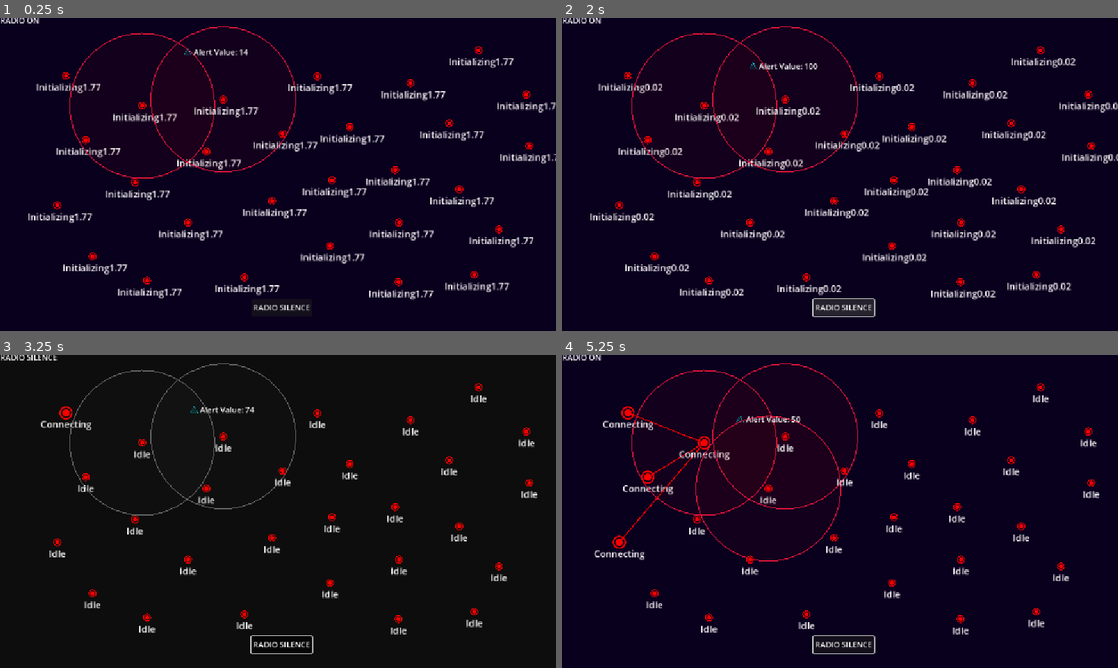
Above: before the commit, frames 1-4 (two rows, left to right).
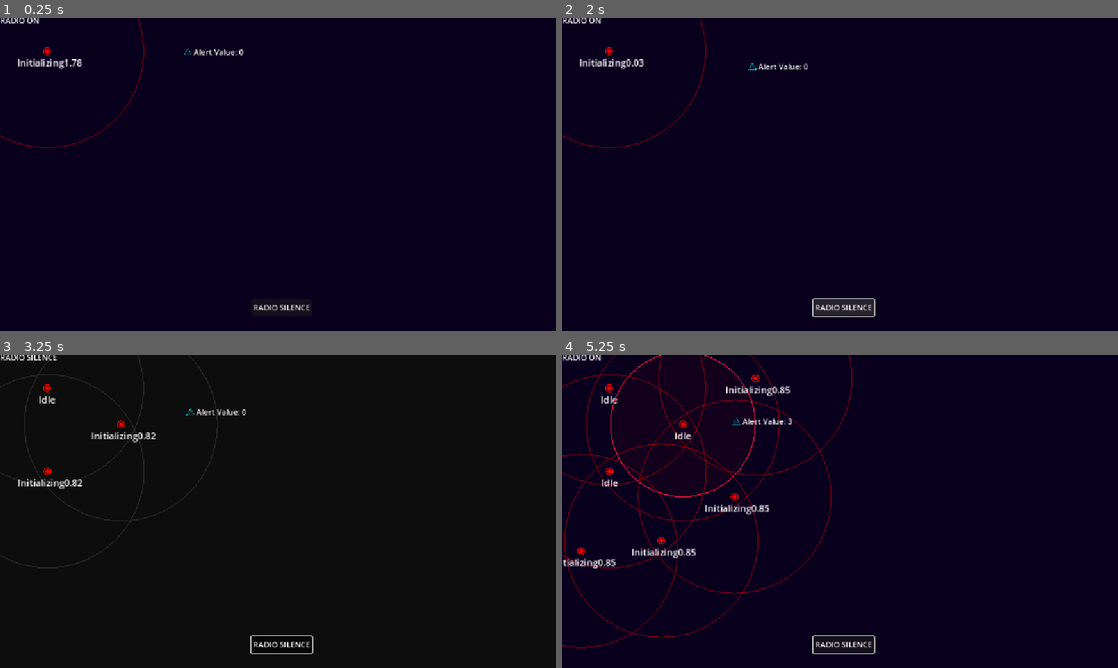
Above: after the commit, the same moments.

Repository: WoodAsh2501/radio-slience
Game: Godot game, scene res://scenes/level.tscn
The game is run twice, just before and just after one commit, with the same random seed, the same clock (stepped at 60 frames per second) and the same inputs.
Inputs (mouse positions are in pixels of both pictures, inside the frame that each line leads up to):
- Up to frame 1 (0.25 s): no input
- Up to frame 2 (2 s): click "RADIO SILENCE" at 0.5 s; click "RADIO SILENCE" at 1.25 s
- Up to frame 3 (3.25 s): click "RADIO SILENCE" at 2 s; move the mouse to (66, 411) at 2.77 s; hold Space (Silencing) from 2.78 s (still down); click (66, 411) at 2.92 s
- Up to frame 4 (5.25 s): move the mouse to (645, 477) at 3.52 s; release Space (Silencing) at 3.53 s; tap Space (Silencing) at 3.6, 5.1 s; click (645, 477) at 3.67 s; move the mouse to (617, 542) at 4.27 s; hold Space (Silencing) 4.28-5.03 s; click (617, 542) at 4.42 s; move the mouse to (706, 442) at 5.02 s; click (706, 442) at 5.17 s

The runs differ from the first frame. In frame 1, 6.6% of the frame differs, in the area x 0-100%, y 0-91%; in frame 2, 7.2%; in frame 3, 3.8%; in frame 4, 7.2%, in the area x 0-97%, y 0-94%.

Commit message:
✨ feat(spy): add invisible state, detect new spy after initialization

Diff:
--- a/scenes/level.tscn
+++ b/scenes/level.tscn
@@ -1,9 +1,10 @@
-[gd_scene load_steps=13 format=3 uid="uid://be7pdrgon05ag"]
+[gd_scene load_steps=14 format=3 uid="uid://be7pdrgon05ag"]
 
-[ext_resource type="PackedScene" uid="uid://cbty7ojmk45ls" path="res://scenes/spy_node.tscn" id="1_2q6dc"]
 [ext_resource type="Script" uid="uid://cwv1wwe0n52t" path="res://scripts/signal_manager.gd" id="1_klq6b"]
 [ext_resource type="Script" uid="uid://dieqwf83gfwpj" path="res://scripts/stores/connections_store.gd" id="2_w7c3h"]
 [ext_resource type="Script" uid="uid://1b2iai6d8hyx" path="res://scripts/game_objects/enemies/enemy.gd" id="3_mx8sn"]
+[ext_resource type="Script" uid="uid://b0bil7teu65n0" path="res://scripts/managers/spys_manager.gd" id="3_t1rx8"]
+[ext_resource type="PackedScene" uid="uid://c2m582akgaqnj" path="res://scenes/spy.tscn" id="4_t1rx8"]
 [ext_resource type="Texture2D" uid="uid://r7rid48txdqk" path="res://assets/Enemy.svg" id="5_klq6b"]
 [ext_resource type="Script" uid="uid://c7xmacdte82rl" path="res://scripts/UI/silencing_button.gd" id="5_ppgk2"]
 [ext_resource type="Script" uid="uid://d50rn0i2pbyf" path="res://scripts/UI/silencing_status.gd" id="6_2r41h"]
@@ -25,147 +26,92 @@
 [node name="ConnectionsStore" type="Node" parent="."]
 script = ExtResource("2_w7c3h")
 
-[node name="SpyInstances" type="Node" parent="."]
+[node name="Spys" type="Node" parent="."]
+script = ExtResource("3_t1rx8")
 
-[node name="SpyInstance" parent="SpyInstances" groups=["VisibleSpys"] instance=ExtResource("1_2q6dc")]
-position = Vector2(136, 119)
+[node name="Spy1" parent="Spys" groups=["VisibleSpys"] instance=ExtResource("4_t1rx8")]
+position = Vector2(97, 68)
 scale = Vector2(1, 1)
-metadata/_edit_group_ = true
 
-[node name="SpyInstance2" parent="SpyInstances" groups=["InvisibleSpys"] instance=ExtResource("1_2q6dc")]
-position = Vector2(177, 252)
+[node name="Spy2" parent="Spys" groups=["InvisibleSpys"] instance=ExtResource("4_t1rx8")]
+position = Vector2(250, 143)
 scale = Vector2(1, 1)
-metadata/_edit_group_ = true
 
-[node name="SpyInstance3" parent="SpyInstances" groups=["InvisibleSpys"] instance=ExtResource("1_2q6dc")]
-position = Vector2(118, 387)
+[node name="Spy3" parent="Spys" groups=["InvisibleSpys"] instance=ExtResource("4_t1rx8")]
+position = Vector2(98, 240)
 scale = Vector2(1, 1)
-metadata/_edit_group_ = true
 
-[node name="SpyInstance4" parent="SpyInstances" groups=["InvisibleSpys"] instance=ExtResource("1_2q6dc")]
-position = Vector2(294, 181)
+[node name="Spy4" parent="Spys" groups=["InvisibleSpys"] instance=ExtResource("4_t1rx8")]
+position = Vector2(39, 405)
 scale = Vector2(1, 1)
-metadata/_edit_group_ = true
 
-[node name="SpyInstance5" parent="SpyInstances" instance=ExtResource("1_2q6dc")]
-position = Vector2(279, 340)
+[node name="Spy5" parent="Spys" groups=["InvisibleSpys"] instance=ExtResource("4_t1rx8")]
+position = Vector2(205, 384)
 scale = Vector2(1, 1)
-metadata/_edit_group_ = true
 
-[node name="SpyInstance6" parent="SpyInstances" instance=ExtResource("1_2q6dc")]
-position = Vector2(389, 423)
+[node name="Spy6" parent="Spys" groups=["InvisibleSpys"] instance=ExtResource("4_t1rx8")]
+position = Vector2(357, 293)
 scale = Vector2(1, 1)
-metadata/_edit_group_ = true
 
-[node name="SpyInstance7" parent="SpyInstances" instance=ExtResource("1_2q6dc")]
-position = Vector2(427, 276)
+[node name="Spy7" parent="Spys" groups=["InvisibleSpys"] instance=ExtResource("4_t1rx8")]
+position = Vector2(400, 48)
 scale = Vector2(1, 1)
-metadata/_edit_group_ = true
 
-[node name="SpyInstance8" parent="SpyInstances" instance=ExtResource("1_2q6dc")]
-position = Vector2(462, 168)
+[node name="Spy8" parent="Spys" groups=["InvisibleSpys"] instance=ExtResource("4_t1rx8")]
+position = Vector2(548, 156)
 scale = Vector2(1, 1)
-metadata/_edit_group_ = true
 
-[node name="SpyInstance9" parent="SpyInstances" instance=ExtResource("1_2q6dc")]
-position = Vector2(563, 378)
+[node name="Spy9" parent="Spys" groups=["InvisibleSpys"] instance=ExtResource("4_t1rx8")]
+position = Vector2(503, 398)
 scale = Vector2(1, 1)
-metadata/_edit_group_ = true
 
-[node name="SpyInstance10" parent="SpyInstances" instance=ExtResource("1_2q6dc")]
-position = Vector2(687, 335)
+[node name="Spy10" parent="Spys" groups=["InvisibleSpys"] instance=ExtResource("4_t1rx8")]
+position = Vector2(306, 538)
 scale = Vector2(1, 1)
-metadata/_edit_group_ = true
 
-[node name="SpyInstance11" parent="SpyInstances" instance=ExtResource("1_2q6dc")]
-position = Vector2(683, 471)
+[node name="Spy11" parent="Spys" groups=["InvisibleSpys"] instance=ExtResource("4_t1rx8")]
+position = Vector2(145, 626)
 scale = Vector2(1, 1)
-metadata/_edit_group_ = true
 
-[node name="SpyInstance12" parent="SpyInstances" instance=ExtResource("1_2q6dc")]
-position = Vector2(724, 225)
+[node name="Spy12" parent="Spys" groups=["InvisibleSpys"] instance=ExtResource("4_t1rx8")]
+position = Vector2(568, 562)
 scale = Vector2(1, 1)
-metadata/_edit_group_ = true
 
-[node name="SpyInstance13" parent="SpyInstances" instance=ExtResource("1_2q6dc")]
-position = Vector2(585, 239)
+[node name="Spy13" parent="Spys" groups=["InvisibleSpys"] instance=ExtResource("4_t1rx8")]
+position = Vector2(686, 382)
 scale = Vector2(1, 1)
-metadata/_edit_group_ = true
 
-[node name="SpyInstance14" parent="SpyInstances" instance=ExtResource("1_2q6dc")]
-position = Vector2(191, 493)
+[node name="Spy14" parent="Spys" groups=["InvisibleSpys"] instance=ExtResource("4_t1rx8")]
+position = Vector2(713, 79)
 scale = Vector2(1, 1)
-metadata/_edit_group_ = true
 
-[node name="SpyInstance15" parent="SpyInstances" instance=ExtResource("1_2q6dc")]
-position = Vector2(506, 536)
+[node name="Spy15" parent="Spys" groups=["InvisibleSpys"] instance=ExtResource("4_t1rx8")]
+position = Vector2(870, 171)
 scale = Vector2(1, 1)
-metadata/_edit_group_ = true
 
-[node name="SpyInstance16" parent="SpyInstances" instance=ExtResource("1_2q6dc")]
-position = Vector2(818, 314)
+[node name="Spy16" parent="Spys" groups=["InvisibleSpys"] instance=ExtResource("4_t1rx8")]
+position = Vector2(870, 171)
 scale = Vector2(1, 1)
-metadata/_edit_group_ = true
 
-[node name="SpyInstance17" parent="SpyInstances" instance=ExtResource("1_2q6dc")]
-position = Vector2(826, 423)
+[node name="Spy17" parent="Spys" groups=["InvisibleSpys"] instance=ExtResource("4_t1rx8")]
+position = Vector2(867, 429)
 scale = Vector2(1, 1)
-metadata/_edit_group_ = true
 
-[node name="SpyInstance18" parent="SpyInstances" instance=ExtResource("1_2q6dc")]
-position = Vector2(304, 543)
+[node name="Spy18" parent="Spys" groups=["InvisibleSpys"] instance=ExtResource("4_t1rx8")]
+position = Vector2(868, 603)
 scale = Vector2(1, 1)
-metadata/_edit_group_ = true
 
-[node name="SpyInstance19" parent="SpyInstances" instance=ExtResource("1_2q6dc")]
-position = Vector2(825, 546)
+[node name="Spy19" parent="Spys" groups=["InvisibleSpys"] instance=ExtResource("4_t1rx8")]
+position = Vector2(1053, 450)
 scale = Vector2(1, 1)
-metadata/_edit_group_ = true
 
-[node name="SpyInstance20" parent="SpyInstances" instance=ExtResource("1_2q6dc")]
-position = Vector2(951, 354)
+[node name="Spy20" parent="Spys" groups=["InvisibleSpys"] instance=ExtResource("4_t1rx8")]
+position = Vector2(1094, 272)
 scale = Vector2(1, 1)
-metadata/_edit_group_ = true
 
-[node name="SpyInstance21" parent="SpyInstances" instance=ExtResource("1_2q6dc")]
-position = Vector2(1090, 158)
+[node name="Spy21" parent="Spys" groups=["InvisibleSpys"] instance=ExtResource("4_t1rx8")]
+position = Vector2(1129, 86)
 scale = Vector2(1, 1)
-metadata/_edit_group_ = true
-
-[node name="SpyInstance22" parent="SpyInstances" instance=ExtResource("1_2q6dc")]
-position = Vector2(930, 217)
-scale = Vector2(1, 1)
-metadata/_edit_group_ = true
-
-[node name="SpyInstance23" parent="SpyInstances" instance=ExtResource("1_2q6dc")]
-position = Vector2(657, 120)
-scale = Vector2(1, 1)
-metadata/_edit_group_ = true
-
-[node name="SpyInstance24" parent="SpyInstances" instance=ExtResource("1_2q6dc")]
-position = Vector2(850, 134)
-scale = Vector2(1, 1)
-metadata/_edit_group_ = true
-
-[node name="SpyInstance25" parent="SpyInstances" instance=ExtResource("1_2q6dc")]
-position = Vector2(991, 66)
-scale = Vector2(1, 1)
-metadata/_edit_group_ = true
-
-[node name="SpyInstance26" parent="SpyInstances" instance=ExtResource("1_2q6dc")]
-position = Vector2(1096, 264)
-scale = Vector2(1, 1)
-metadata/_edit_group_ = true
-
-[node name="SpyInstance27" parent="SpyInstances" instance=ExtResource("1_2q6dc")]
-position = Vector2(982, 531)
-scale = Vector2(1, 1)
-metadata/_edit_group_ = true
-
-[node name="SpyInstance29" parent="SpyInstances" instance=ExtResource("1_2q6dc")]
-position = Vector2(1033, 437)
-scale = Vector2(1, 1)
-metadata/_edit_group_ = true
 
 [node name="Enemies" type="Node" parent="."]
 
@@ -236,4 +182,4 @@
 [node name="SignalCenter" type="Node" parent="."]
 script = ExtResource("10_olg7q")
 
-[connection signal="radio_range_enemy_entered" from="SpyInstances/SpyInstance" to="SignalCenter" method="_on_spy_instance_radio_range_enemy_entered"]
+[connection signal="spy_manager_discovered" from="SignalCenter" to="Spys" method="_on_signal_center_spy_manager_discovered"]
--- /dev/null
+++ b/scenes/spy.tscn
@@ -0,0 +1,101 @@
+[gd_scene load_steps=16 format=3 uid="uid://c2m582akgaqnj"]
+
+[ext_resource type="Script" uid="uid://cvprpona30qpr" path="res://scripts/game_objects/spy/spy.gd" id="1_1tjyl"]
+[ext_resource type="Script" uid="uid://chiqsd1j21eag" path="res://scripts/game_objects/spy/spy_detect_range.gd" id="2_8u3ya"]
+[ext_resource type="Script" uid="uid://cxy0mmk822ogn" path="res://scripts/game_objects/spy/enemy_detect_range.gd" id="3_wstem"]
+[ext_resource type="Script" uid="uid://dthptpacfhj7s" path="res://scripts/game_objects/spy/spy_node.gd" id="4_60jih"]
+[ext_resource type="Texture2D" uid="uid://y18re1gr0587" path="res://assets/SpyNode.svg" id="5_1r427"]
+[ext_resource type="Script" uid="uid://buqpmqhgq3qby" path="res://scripts/states/state_machine.gd" id="6_qe8pa"]
+[ext_resource type="Script" uid="uid://cirnxyahxxvh3" path="res://scripts/states/spy/invisible.gd" id="7_acoot"]
+[ext_resource type="Script" uid="uid://d25vp4vri0noi" path="res://scripts/states/spy/initializing.gd" id="8_g3acc"]
+[ext_resource type="Script" uid="uid://c1bem77avhnyp" path="res://scripts/states/spy/idle.gd" id="9_6jevy"]
+[ext_resource type="Script" uid="uid://cpw3u65ytdpjr" path="res://scripts/states/spy/hovering.gd" id="10_s68pl"]
+[ext_resource type="Script" uid="uid://co4ir6d1bak28" path="res://scripts/states/spy/connecting.gd" id="11_mex1u"]
+[ext_resource type="Script" uid="uid://ujukwuy8pi0o" path="res://scripts/states/spy/selected.gd" id="12_q2xvt"]
+
+[sub_resource type="CircleShape2D" id="CircleShape2D_si84p"]
+radius = 200.0
+
+[sub_resource type="CircleShape2D" id="CircleShape2D_q5y2r"]
+radius = 150.0
+
+[sub_resource type="CircleShape2D" id="CircleShape2D_1iwnv"]
+radius = 8.0
+
+[node name="Spy" type="Node2D" groups=["Spys"]]
+scale = Vector2(0.5, 0.5)
+script = ExtResource("1_1tjyl")
+
+[node name="SpyDetectRange" type="Area2D" parent="."]
+monitoring = false
+script = ExtResource("2_8u3ya")
+range_radius = 200.0
+
+[node name="RangeCollision" type="CollisionShape2D" parent="SpyDetectRange"]
+shape = SubResource("CircleShape2D_si84p")
+
+[node name="EnemyDetectRange" type="Area2D" parent="."]
+visible = false
+monitoring = false
+script = ExtResource("3_wstem")
+range_radius = 150.0
+
+[node name="RangeCollision" type="CollisionShape2D" parent="EnemyDetectRange"]
+shape = SubResource("CircleShape2D_q5y2r")
+debug_color = Color(0.996078, 0, 0.168627, 0.203922)
+
+[node name="SpyNode" type="Area2D" parent="."]
+z_index = 1
+input_pickable = false
+script = ExtResource("4_60jih")
+
+[node name="MouseInputCollision" type="CollisionShape2D" parent="SpyNode"]
+shape = SubResource("CircleShape2D_1iwnv")
+
+[node name="Sprite" type="Sprite2D" parent="SpyNode"]
+scale = Vector2(0.355556, 0.355556)
+texture = ExtResource("5_1r427")
+
+[node name="Connections" type="Node" parent="."]
+
+[node name="StateMachine" type="Node" parent="." node_paths=PackedStringArray("initial_state")]
+script = ExtResource("6_qe8pa")
+initial_state = NodePath("Invisible")
+
+[node name="Invisible" type="Node" parent="StateMachine"]
+script = ExtResource("7_acoot")
+
+[node name="Initializing" type="Node" parent="StateMachine"]
+script = ExtResource("8_g3acc")
+metadata/_custom_type_script = "uid://bbbg3utfvsq6h"
+
+[node name="Idle" type="Node" parent="StateMachine"]
+script = ExtResource("9_6jevy")
+
+[node name="Hovering" type="Node" parent="StateMachine"]
+script = ExtResource("10_s68pl")
+metadata/_custom_type_script = "uid://bbbg3utfvsq6h"
+
+[node name="Connecting" type="Node" parent="StateMachine"]
+script = ExtResource("11_mex1u")
+metadata/_custom_type_script = "uid://bbbg3utfvsq6h"
+
+[node name="Selected" type="Node" parent="StateMachine"]
+script = ExtResource("12_q2xvt")
+metadata/_custom_type_script = "uid://bbbg3utfvsq6h"
+
+[node name="Label" type="Label" parent="."]
+offset_left = -62.0
+offset_top = 10.0
+offset_right = 42.0
+offset_bottom = 33.0
+scale = Vector2(1.2, 1.2)
+text = "Default"
+horizontal_alignment = 1
+
+[connection signal="area_entered" from="SpyDetectRange" to="." method="_on_spy_detect_range_area_entered"]
+[connection signal="area_exited" from="SpyDetectRange" to="." method="_on_spy_detect_range_area_exited"]
+[connection signal="body_entered" from="EnemyDetectRange" to="." method="_on_enemy_detect_range_body_entered"]
+[connection signal="body_exited" from="EnemyDetectRange" to="." method="_on_enemy_detect_range_body_exited"]
+[connection signal="mouse_entered" from="SpyNode" to="SpyNode" method="_on_mouse_entered"]
+[connection signal="mouse_exited" from="SpyNode" to="SpyNode" method="_on_mouse_exited"]
--- a/scenes/spy_node.tscn
+++ /dev/null
@@ -1,92 +0,0 @@
-[gd_scene load_steps=15 format=3 uid="uid://cbty7ojmk45ls"]
-
-[ext_resource type="Script" uid="uid://dthptpacfhj7s" path="res://scripts/game_objects/spy_node/spy_node.gd" id="2_br266"]
-[ext_resource type="Script" uid="uid://chiqsd1j21eag" path="res://scripts/game_objects/spy_node/radio_range.gd" id="2_q5y2r"]
-[ext_resource type="Script" uid="uid://cvprpona30qpr" path="res://scripts/game_objects/spy_node/spy_instance.gd" id="2_tx8n6"]
-[ext_resource type="Script" uid="uid://cxy0mmk822ogn" path="res://scripts/game_objects/spy_node/enemy_detect_range.gd" id="3_si84p"]
-[ext_resource type="Script" uid="uid://buqpmqhgq3qby" path="res://scripts/states/state_machine.gd" id="4_mavgl"]
-[ext_resource type="Script" uid="uid://c1bem77avhnyp" path="res://scripts/states/spy_node/idle.gd" id="5_q5y2r"]
-[ext_resource type="Texture2D" uid="uid://y18re1gr0587" path="res://assets/SpyNode.svg" id="5_si84p"]
-[ext_resource type="Script" uid="uid://cpw3u65ytdpjr" path="res://scripts/states/spy_node/hovering.gd" id="6_si84p"]
-[ext_resource type="Script" uid="uid://co4ir6d1bak28" path="res://scripts/states/spy_node/connecting.gd" id="7_1iwnv"]
-[ext_resource type="Script" uid="uid://ujukwuy8pi0o" path="res://scripts/states/spy_node/selected.gd" id="8_mavgl"]
-[ext_resource type="Script" uid="uid://d25vp4vri0noi" path="res://scripts/states/spy_node/initializing.gd" id="11_1iwnv"]
-
-[sub_resource type="CircleShape2D" id="CircleShape2D_si84p"]
-radius = 100.0
-
-[sub_resource type="CircleShape2D" id="CircleShape2D_q5y2r"]
-radius = 150.0
-
-[sub_resource type="CircleShape2D" id="CircleShape2D_1iwnv"]
-radius = 8.0
-
-[node name="SpyInstance" type="Node2D" groups=["Spys"]]
-scale = Vector2(0.5, 0.5)
-script = ExtResource("2_tx8n6")
-
-[node name="RadioRange" type="Area2D" parent="."]
-visible = false
-script = ExtResource("2_q5y2r")
-
-[node name="RangeCollision" type="CollisionShape2D" parent="RadioRange"]
-shape = SubResource("CircleShape2D_si84p")
-
-[node name="EnemyDetectRange" type="Area2D" parent="."]
-visible = false
-script = ExtResource("3_si84p")
-range_radius = 150.0
-
-[node name="RangeCollision" type="CollisionShape2D" parent="EnemyDetectRange"]
-shape = SubResource("CircleShape2D_q5y2r")
-debug_color = Color(0.996078, 0, 0.168627, 0.203922)
-
-[node name="SpyNode" type="Area2D" parent="."]
-z_index = 1
-script = ExtResource("2_br266")
-
-[node name="CollisionShape2D" type="CollisionShape2D" parent="SpyNode"]
-shape = SubResource("CircleShape2D_1iwnv")
-
-[node name="Sprite" type="Sprite2D" parent="SpyNode"]
-scale = Vector2(0.355556, 0.355556)
-texture = ExtResource("5_si84p")
-
-[node name="Connections" type="Node" parent="."]
-
-[node name="StateMachine" type="Node" parent="." node_paths=PackedStringArray("initial_state")]
-script = ExtResource("4_mavgl")
-initial_state = NodePath("Initializing")
-
-[node name="Initializing" type="Node" parent="StateMachine"]
-script = ExtResource("11_1iwnv")
-metadata/_custom_type_script = "uid://bbbg3utfvsq6h"
-
-[node name="Idle" type="Node" parent="StateMachine"]
-script = ExtResource("5_q5y2r")
-
-[node name="Hovering" type="Node" parent="StateMachine"]
-script = ExtResource("6_si84p")
-metadata/_custom_type_script = "uid://bbbg3utfvsq6h"
-
-[node name="Connecting" type="Node" parent="StateMachine"]
-script = ExtResource("7_1iwnv")
-metadata/_custom_type_script = "uid://bbbg3utfvsq6h"
-
-[node name="Selected" type="Node" parent="StateMachine"]
-script = ExtResource("8_mavgl")
-metadata/_custom_type_script = "uid://bbbg3utfvsq6h"
-
-[node name="Label" type="Label" parent="."]
-offset_left = -62.0
-offset_top = 10.0
-offset_right = 42.0
-offset_bottom = 33.0
-scale = Vector2(1.2, 1.2)
-text = "Default"
-horizontal_alignment = 1
-
-[connection signal="body_entered" from="EnemyDetectRange" to="." method="_on_enemy_detect_range_body_entered"]
-[connection signal="body_exited" from="EnemyDetectRange" to="." method="_on_enemy_detect_range_body_exited"]
-[connection signal="mouse_entered" from="SpyNode" to="SpyNode" method="_on_mouse_entered"]
-[connection signal="mouse_exited" from="SpyNode" to="SpyNode" method="_on_mouse_exited"]
--- a/scripts/game_objects/spy_node/spy_instance.gd
+++ b/scripts/game_objects/spy/spy.gd
@@ -12,6 +12,9 @@
 
 signal radio_range_enemy_entered
 signal radio_range_enemy_exited
+
+signal connect_range_spy_entered
+signal connect_range_spy_exited
 
 func _init():
 	pass
@@ -43,12 +46,12 @@
 	else:
 		if is_connecting:
 			is_connecting = false
-			state_machine.switch_to("Default")
+			state_machine.switch_to("Idle")
 
 			# emit_signal("building_connection_abandoned")
 		if state_machine.is_state("Selected"):
 			# print("Connected!")
-			state_machine.switch_to("Default")
+			state_machine.switch_to("Idle")
 			emit_signal("building_connection_ended", self)
 		ConnectionUtils.clear_preview_line(connections)
 
@@ -62,6 +65,22 @@
 	if (body.is_in_group("Enemies")):
 		enemy_detect_range.visible = false
 		radio_range_enemy_exited.emit(self, body)
+
+func _on_spy_detect_range_area_entered(area: Area2D) -> void:
+	if area.name in ["SpyDetectRange", "EnemyDetectRange"]:
+		return
+	var parent_instance = area.get_parent()
+	if (parent_instance.is_in_group("InvisibleSpys")) and area.name == "SpyNode":
+		connect_range_spy_entered.emit(self, parent_instance)
+
+
+func _on_spy_detect_range_area_exited(_area: Area2D) -> void:
+	# var parent_instance = area.get_parent().get_parent()
+	# print("Spy detect range area exited: ", parent_instance.name)
+	# if (parent_instance.is_in_group("Spys")):
+	# 	connect_range_spy_exited.emit(self, parent_instance)
+	pass
+
 
 class ConnectionUtils:
 	static func get_preview_line(current_connection):
--- a/scripts/game_objects/spy_node/spy_node.gd
+++ b/scripts/game_objects/spy/spy_node.gd
@@ -3,6 +3,8 @@
 @onready var state_machine = get_node('../StateMachine')
 
 func _on_mouse_entered() -> void:
+	if not state_machine.is_state("Idle"):
+		return
 	if Input.is_mouse_button_pressed(MOUSE_BUTTON_LEFT):
 		state_machine.switch_to("Selected")
 	else:
@@ -10,4 +12,4 @@
 
 func _on_mouse_exited() -> void:
 	if state_machine.get_state_name() in ["Hovering", "Selected"]:
-		state_machine.switch_to("Default")
+		state_machine.switch_to("Idle")
--- /dev/null
+++ b/scripts/managers/spys_manager.gd
@@ -0,0 +1,15 @@
+extends Node
+
+func _process(_delta: float) -> void:
+	var spys = get_tree().get_nodes_in_group("Spys")
+	for spy in spys:
+		var state_machine = spy.get_node("StateMachine")
+		if spy.is_in_group("VisibleSpys") and state_machine.is_state("Invisible"):
+			state_machine.switch_to("Initializing")
+
+
+func _on_signal_center_spy_manager_discovered(_source_spy, target_spy) -> void:
+	if target_spy.is_in_group("InvisibleSpys"):
+		target_spy.get_node("StateMachine").switch_to("Initializing")
+		target_spy.add_to_group("VisibleSpys")
+		target_spy.remove_from_group("InvisibleSpys")
--- a/scripts/signal_center.gd
+++ b/scripts/signal_center.gd
@@ -14,8 +14,8 @@
 signal connection_established(start_node, end_node)
 # signal connection_lost(start_node, end_node)
 
-# signal spy_manager_discovered(spy)
-# signal spy_manager_lost(spy)
+signal spy_manager_discovered(spy)
+signal spy_manager_lost(spy)
 # signal spy_manager_fired(spy)
 
 func _ready() -> void:
@@ -26,6 +26,7 @@
 
 	connect_enemy_patrol_signals(spys, enemies)
 	connect_connection_signals(connections_store)
+	connect_spy_manager_signals(spys)
 
 func connect_signal(emitter, emitted_signal, callback_fn):
 	if not emitter.is_connected(emitted_signal, callback_fn):
@@ -60,5 +61,14 @@
 
 ## spy manager signals ##
 
-func connect_spy_manager_signals():
-	pass
+func connect_spy_manager_signals(spys):
+	for spy in spys:
+		connect_signal(spy, "connect_range_spy_entered", _on_spy_manager_discovered)
+		connect_signal(spy, "connect_range_spy_exited", _on_spy_manager_lost)
+
+func _on_spy_manager_discovered(source_spy, target_spy):
+	emit_signal("spy_manager_discovered", source_spy, target_spy)
+	print("Spy Manager Discovered: ", source_spy, " Target: ", target_spy)
+
+func _on_spy_manager_lost(source_spy, target_spy):
+	emit_signal("spy_manager_lost", source_spy, target_spy)
--- /dev/null
+++ b/scripts/states/spy/idle.gd
@@ -0,0 +1,14 @@
+extends State
+
+@onready var spy_node = get_node("../../SpyNode")
+@onready var spy_detect_range = get_node("../../SpyDetectRange")
+@onready var enemy_detect_range = get_node("../../EnemyDetectRange")
+@onready var label = get_node("../../Label")
+
+func enter(_data):
+	spy_node.scale = Vector2(1,1)
+	label.text = "Idle"
+
+	spy_node.set_pickable(true)
+	spy_detect_range.monitoring = true
+	enemy_detect_range.monitoring = true
--- a/scripts/states/spy_node/initializing.gd
+++ b/scripts/states/spy/initializing.gd
@@ -1,5 +1,6 @@
 extends State
 
+@onready var spy_instance = get_node("../../")
 @onready var spy_node = get_node("../../SpyNode")
 @onready var label = get_node("../../Label")
 
@@ -10,14 +11,16 @@
 	add_child(timer)
 	timer.wait_time = 2.0
 	timer.one_shot = true
-	timer.autostart = true
 	timer.connect("timeout", _on_timer_timeout)
 
 func enter(_data):
 	spy_node.scale = Vector2(1, 1)
+	label.text = "Initializing"
+	spy_instance.visible = true
+	timer.start()
 
 func _process(_delta: float) -> void:
-	if timer.is_stopped():
+	if not timer or timer.is_stopped():
 		return
 	label.text = "Initializing" + str("%0.2f" % timer.time_left)
 
--- /dev/null
+++ b/scripts/states/spy/invisible.gd
@@ -0,0 +1,10 @@
+extends State
+
+@onready var spy_instance = get_node("../../")
+@onready var spy_node = get_node("../../SpyNode")
+@onready var label = get_node("../../Label")
+
+func enter(_data):
+	spy_node.scale = Vector2(1,1)
+	spy_instance.visible = false
+	label.text = "Invisible"
--- a/scripts/states/spy_node/idle.gd
+++ /dev/null
@@ -1,7 +0,0 @@
-extends State
-
-@onready var spy_node = get_node("../../SpyNode")
-@onready var label = get_node("../../Label")
-func enter(_data):
-    spy_node.scale = Vector2(1,1)
-    label.text = "Idle"
--- a/scripts/states/state_machine.gd
+++ b/scripts/states/state_machine.gd
@@ -20,6 +20,8 @@
         current_state = initial_state
         current_state_name = current_state.name
 
+    current_state.enter({})
+
 func switch_to(state_name, data: Dictionary = {}):
     if state_name in states_dict:
         var previous_state = current_state
@@ -33,6 +35,10 @@
     else:
         print("State not found: ", state_name)
 
+func switch_to_when_not(new_state_name, condition_state_name, data: Dictionary = {}):
+    if current_state_name != condition_state_name:
+        switch_to(new_state_name, data)
+
 func get_state():
     return current_state
 
Renamed: scripts/game_objects/spy_node/enemy_detect_range.gd -> scripts/game_objects/spy/enemy_detect_range.gd
Renamed: scripts/game_objects/spy_node/enemy_detect_range.gd.uid -> scripts/game_objects/spy/enemy_detect_range.gd.uid
Renamed: scripts/game_objects/spy_node/spy_instance.gd.uid -> scripts/game_objects/spy/spy.gd.uid
Renamed: scripts/game_objects/spy_node/radio_range.gd -> scripts/game_objects/spy/spy_detect_range.gd
Renamed: scripts/game_objects/spy_node/radio_range.gd.uid -> scripts/game_objects/spy/spy_detect_range.gd.uid
Renamed: scripts/game_objects/spy_node/spy_node.gd.uid -> scripts/game_objects/spy/spy_node.gd.uid
Not shown, added: scripts/managers/spys_manager.gd.uid
Renamed: scripts/states/spy_node/connecting.gd -> scripts/states/spy/connecting.gd
Renamed: scripts/states/spy_node/connecting.gd.uid -> scripts/states/spy/connecting.gd.uid
Renamed: scripts/states/spy_node/hovering.gd -> scripts/states/spy/hovering.gd
Renamed: scripts/states/spy_node/hovering.gd.uid -> scripts/states/spy/hovering.gd.uid
Renamed: scripts/states/spy_node/idle.gd.uid -> scripts/states/spy/idle.gd.uid
(and 4 more such lines)
